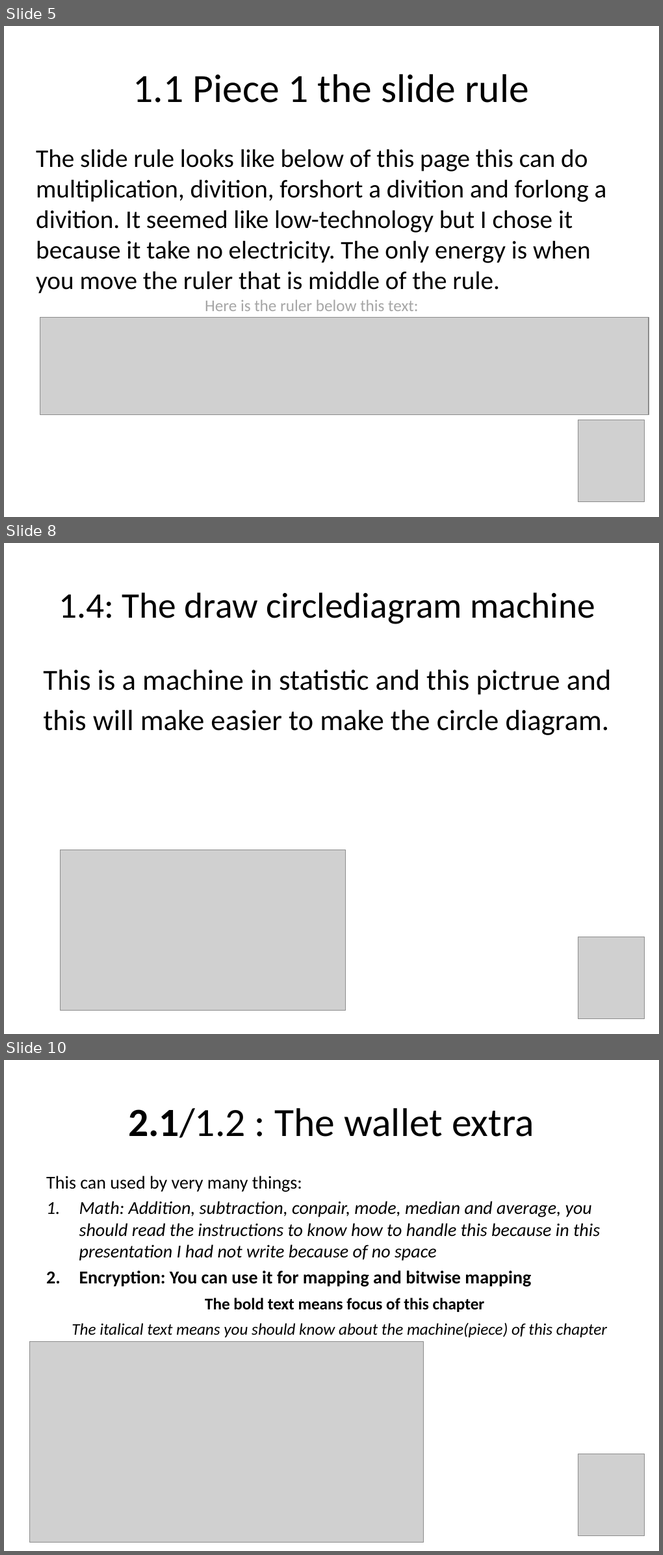
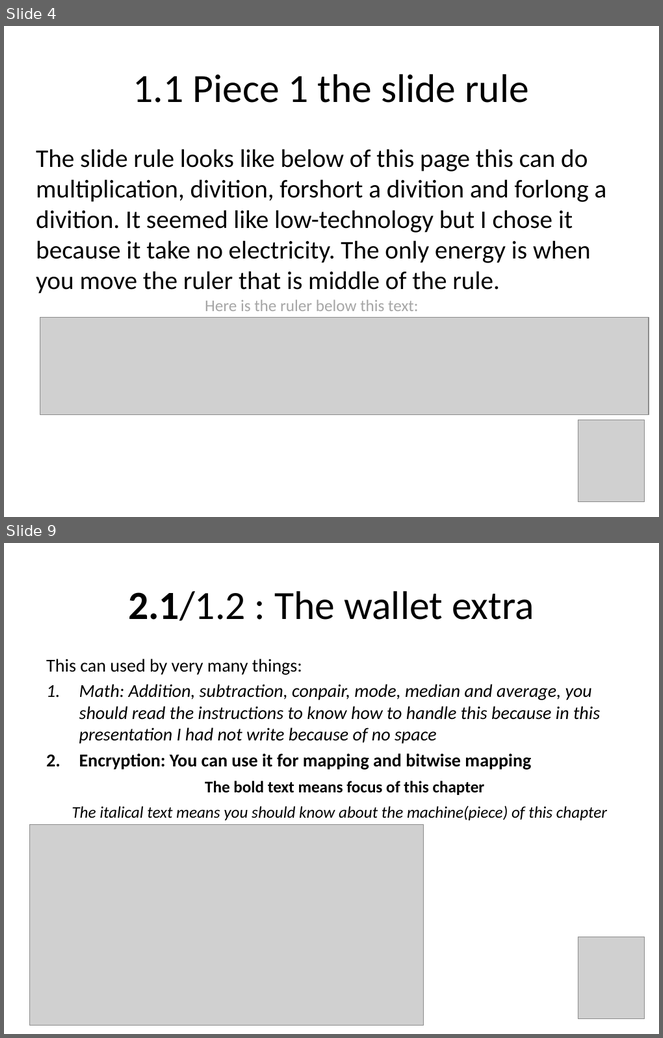
Before and after one commit to mo-mosverkstad/my_ideas, a slide deck: battery_free_computer/The_battery_free_computer.pptx. Shown one above the other, each under a label of ours: slides 5, 8 and 10 before the commit, slides 4 and 9 after it; the slides between them are not shown. The pictures are 663x1555 and 663x1038 pixels, drawn with LibreOffice and Linux fonts; fonts in the diff are those of the drawing; grey boxes stand for pictures. Boxes give left, top, right and bottom in pixels: in the first picture for what was removed or moved away, otherwise in the second. Text is boxed around its words. In the diff, an @@ line names an element or a change of style, - is before the commit and + after.

```diff
--- a/battery_free_computer/The_battery_free_computer.pptx
+++ b/battery_free_computer/The_battery_free_computer.pptx
@@ slide 8 removed at (4,543,659,1034), background #FFFFFF @@
@@ title removed at (59,592,596,624) @@
-1.4: The draw circlediagram machine
@@ text removed at (43,670,612,735) @@
-This is a machine in statistic and this pictrue and
-this will make easier to make the circle diagram.
@@ picture removed at (61,850,346,1011) @@
@@ picture removed at (578,938,645,1019) @@
@@ what was slide 5 is now slide 4 @@
@@ what was slide 10 is now slide 9 @@
```
Also in this commit, not shown: 8 slides changed, 3 slides added, 3 other slides removed.
